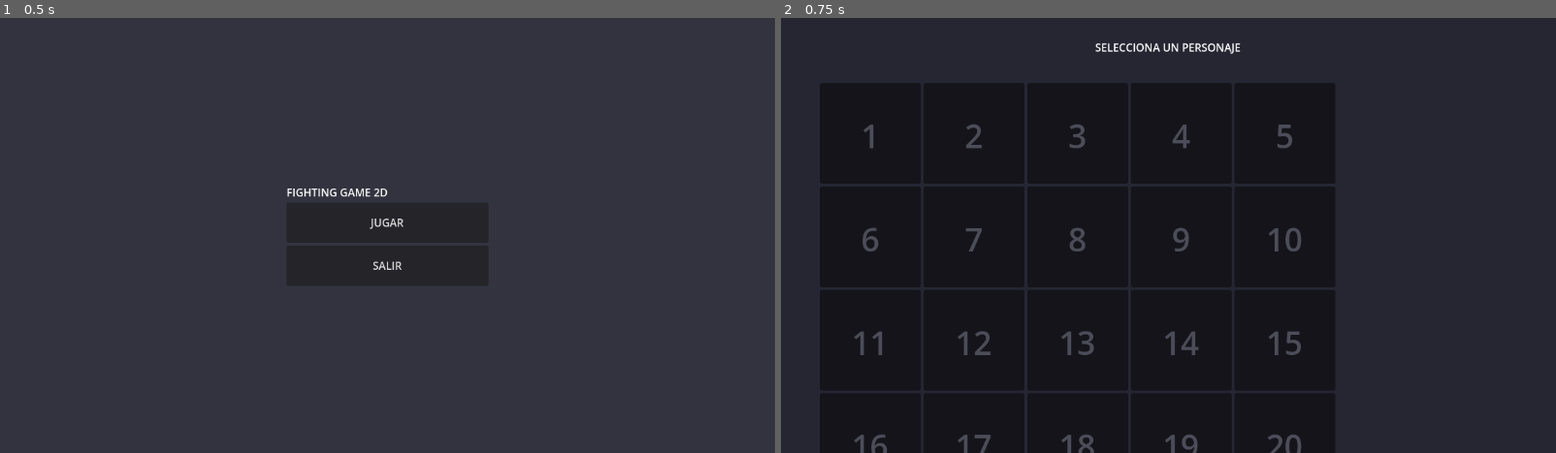
Above: before the commit, frames 1-2 (left to right).
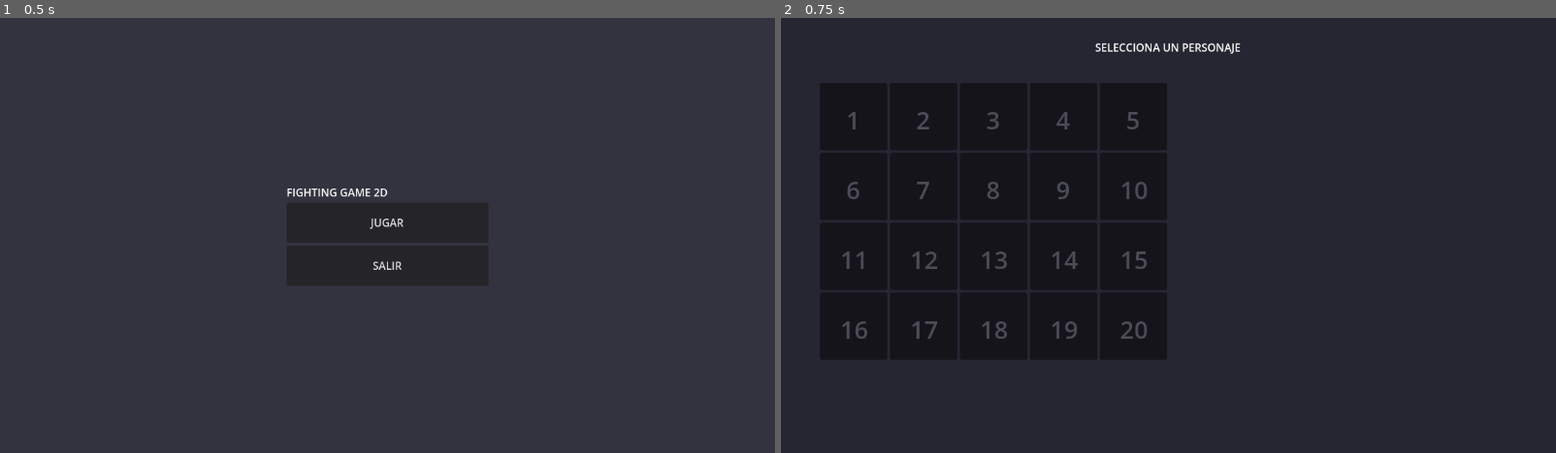
Above: after the commit, the same moments.

Repository: cernayoel478-max/fighting-game-2d
Game: Godot game, scene res://scenes/main_menu.tscn
Same seed, same stepped clock (60 frames per second), same inputs: the game is played once before the commit and once after it.
Inputs:
- Up to frame 1 (0.5 s): no input
- Up to frame 2 (0.75 s): click "JUGAR" at 0.5 s

Frame 1 is identical in both runs. In frame 2, 29% of the frame differs, in the area x 5-72%, y 15-100%.

Commit message:
Ajustar tamaño de recuadros de personajes para que quepan en pantalla

Diff:
--- a/scripts/character_select.gd
+++ b/scripts/character_select.gd
@@ -10,21 +10,21 @@
 	# Crear 20 recuadros para personajes
 	for i in range(1, 21):
 		var character_slot = Panel.new()
-		character_slot.custom_minimum_size = Vector2(150, 150)
+		character_slot.custom_minimum_size = Vector2(100, 100)
 		character_slot.modulate = Color(0.3, 0.3, 0.35, 1)
 
 		# Crear un label con el número
 		var label = Label.new()
 		label.text = str(i)
-		label.add_theme_font_size_override("font_size", 48)
+		label.add_theme_font_size_override("font_size", 36)
 		label.anchor_left = 0.5
 		label.anchor_top = 0.5
 		label.anchor_right = 0.5
 		label.anchor_bottom = 0.5
-		label.offset_left = -30
-		label.offset_top = -30
-		label.offset_right = 30
-		label.offset_bottom = 30
+		label.offset_left = -20
+		label.offset_top = -20
+		label.offset_right = 20
+		label.offset_bottom = 20
 		label.horizontal_alignment = HORIZONTAL_ALIGNMENT_CENTER
 		label.vertical_alignment = VERTICAL_ALIGNMENT_CENTER
 
